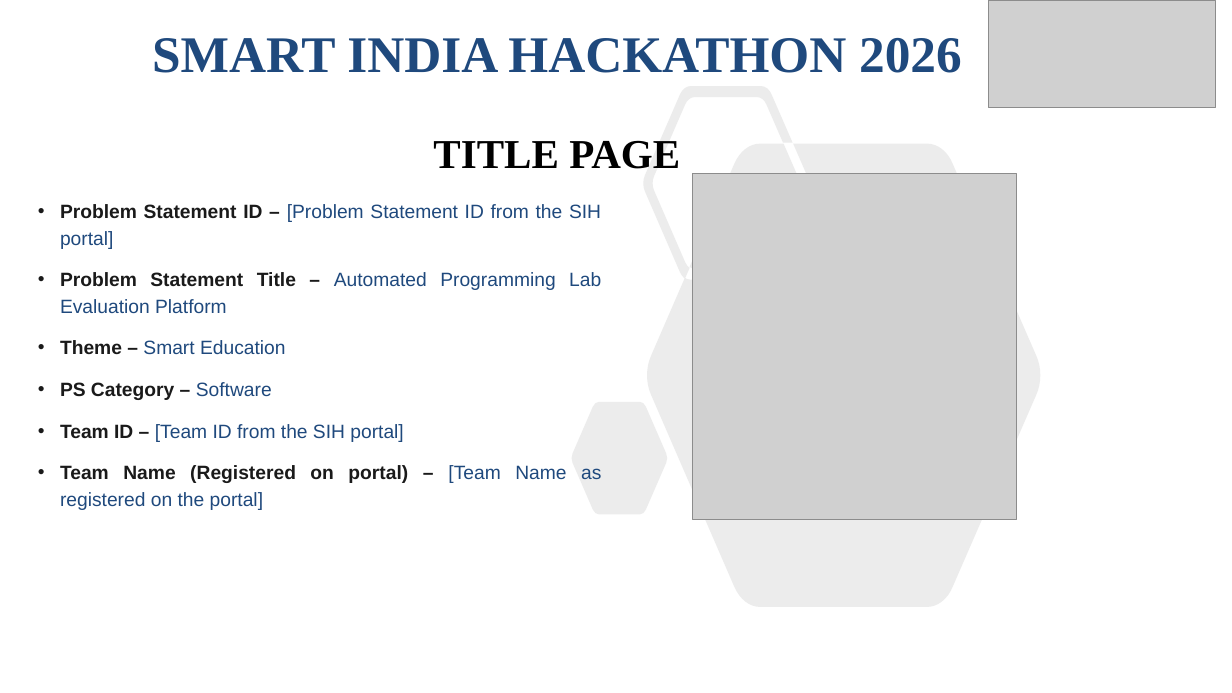
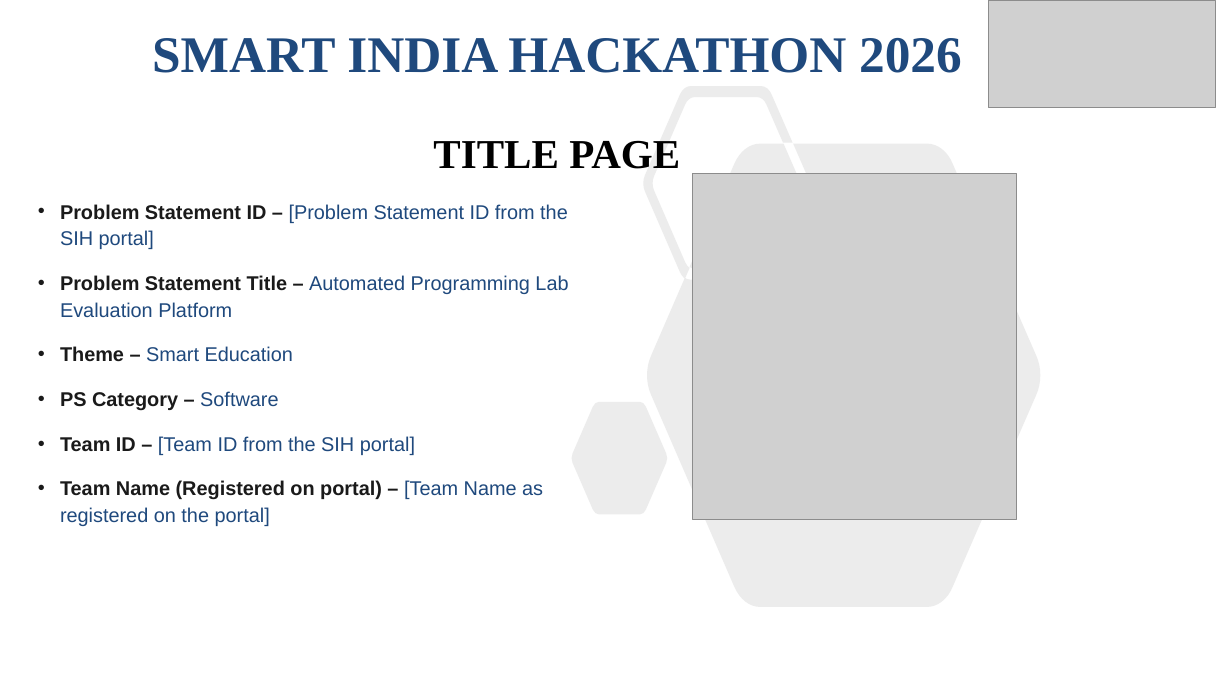
Before and after one commit to Varshith-06/evalpro, a slide deck: slide 1 of presentation/SIH2026-EvalPro-Idea-Presentation.pptx. Drawn at 1232x693 pixels with LibreOffice and Linux fonts; fonts in the diff are those of the drawing; grey boxes stand for pictures. Boxes give left, top, right and bottom in pixels: in the first picture for what was removed or moved away, otherwise in the second. Text is boxed around its words. In the diff, an @@ line names an element or a change of style, - is before the commit and + after.

```diff
--- a/presentation/SIH2026-EvalPro-Idea-Presentation.pptx
+++ b/presentation/SIH2026-EvalPro-Idea-Presentation.pptx
@@ text "Problem Statement ID – [Problem ..." at [60, 204, 568, 526]: size 15 to 15.5 pt; alignment justified to left; line spacing 1.15 to 1.12; more space between paragraphs @@
```
Also in this commit, not shown: 5 other slides changed, 2 other files.
